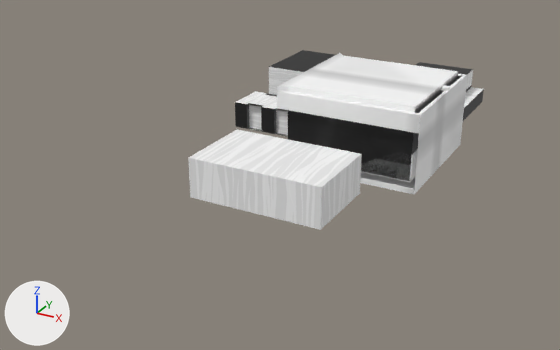
The FBX model Assets/Levels/testmapUV's.fbx, before and after one commit.
Both versions are drawn from a camera (50 mm lens) standing at (33.8, -111.5, 48.3) and looking at (-21.8, -10.5, -2.2). Lighting does not change. The marker at lower left points along +X, +Y and +Z. Where no turn or scale is listed for an object, it has been applied to the vertices. Vertices at the same position are counted once.
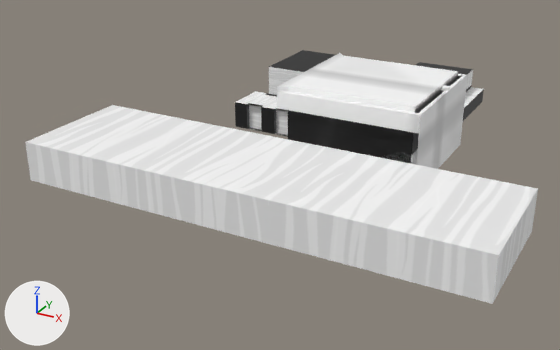
Location of each change, (x1, y1, x2, y2) in pixels of the pictures (560 x 350 px; the box of a moved part takes in the faces that stretch with it):
'mesh_5', reshaped (73% wider, 41% taller)
    before: (188, 50, 484, 230)
    after: (25, 50, 538, 304)
part 1 of me_mesh_5mesh, moved or reshaped
    before: (188, 129, 362, 230)
    after: (25, 105, 538, 304)

Diff of the bpy script that builds the scene:
```diff
--- a/Assets/Levels/testmapUV's.fbx.py
+++ b/Assets/Levels/testmapUV's.fbx.py
@@ me_mesh_5mesh @@
 # used by ob_mesh_5; location = (-1.3, -8.5, 1.3)
-me_mesh_5mesh.from_pydata(...)  # 438 vertices, 345 faces; spans x -36.6..2.5, y -21.9..40.5, z -1.4..11.7
+me_mesh_5mesh.from_pydata(...)  # 378 vertices, 295 faces; spans x -48.1..20.6, y -28.5..40.5, z -1.4..11.7
+# me_mesh_5mesh part 1
+# 8 vertices are removed from x -24.0..-3.5, y -21.9..-9.1, z 0.0..6.1
+# 10 faces are deleted
+# 4 vertices in x -14.7..-12.8, y -21.9, z 0.0..6.1 move by (0.0, -6.6, 0.0)
+# 8 vertices are added at x -48.1..20.6, y -28.5..-9.1, z 0.0..6.1
+# 10 new faces join them
 me_mesh_5mesh.materials.append(mat_material_001)
```
